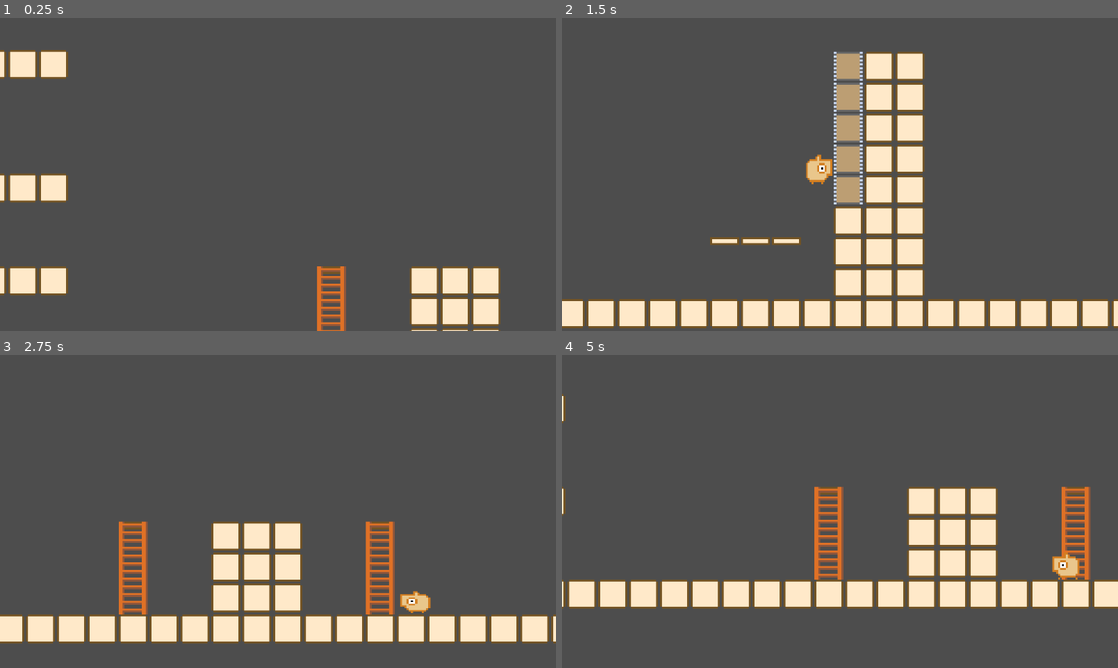
Above: before the commit, frames 1-4 (two rows, left to right).
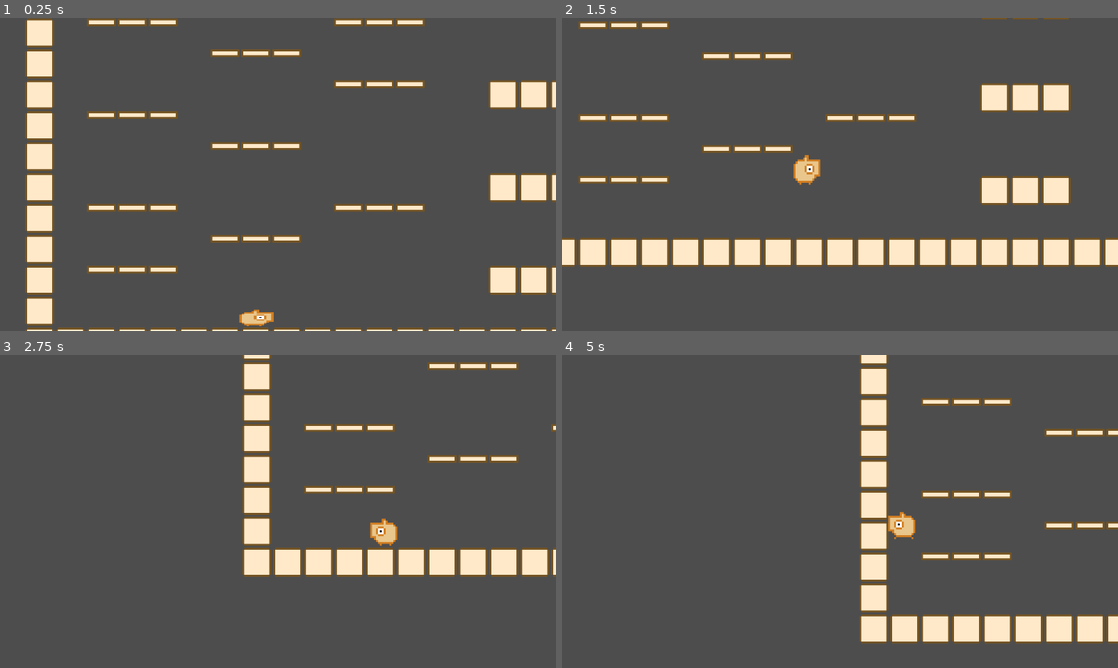
Above: after the commit, the same moments.

Repository: syun77/gd_inovania
Game: Godot game, scene res://Main.tscn
The game is run twice, just before and just after one commit, with the same random seed, the same clock (stepped at 60 frames per second) and the same inputs.
Inputs (mouse positions are in pixels of both pictures, inside the frame that each line leads up to):
- Up to frame 1 (0.25 s): no input
- Up to frame 2 (1.5 s): move the mouse to (962, 158) at 0.52 s; hold Space (action) 0.53-1.28 s; hold Right (ui_right) from 0.53 s (still down); tap Up (ui_up) at 0.77 s; move the mouse to (728, 190) at 1.27 s; tap Space (action) at 1.35 s
- Up to frame 3 (2.75 s): tap Up (ui_up) at 1.52 s; move the mouse to (333, 442) at 2.02 s; release Right (ui_right) at 2.03 s; hold Left (ui_left) from 2.03 s (still down); hold Space (action) from 2.03 s (still down); tap Shift (special) at 2.1 s
- Up to frame 4 (5 s): move the mouse to (812, 574) at 2.77 s; release Left (ui_left) at 2.78 s; release Space (action) at 2.78 s; hold Right (ui_right) 2.78-4.28 s; tap Space (action) at 2.85, 4.55 s; tap Up (ui_up) at 3.02, 3.77, 4.52 s; move the mouse to (1006, 558) at 3.52 s; hold Space (action) 3.53-4.28 s; tap R (reset) at 4.15 s; move the mouse to (673, 464) at 4.27 s; hold Left (ui_left) from 4.28 s (still down); tap Shift (special) at 4.35 s

The runs differ from the first frame. In frame 1, 17% of the frame differs, in the area x 0-100%, y 0-100%; in frame 2, 31%; in frame 3, 22%; in frame 4, 24%.

Commit message:
プレイヤーの初期位置を戻した

Diff:
--- a/gd_inovania/Main.tscn
+++ b/gd_inovania/Main.tscn
@@ -14,13 +14,13 @@
 tile_set = ExtResource("1_siuqx")
 format = 2
 layer_0/name = "BackGround"
-layer_0/tile_data = PackedInt32Array(0, 65536, 0, 1, 65536,  …(9923 unchanged characters)…  0, 589928, 655360, 0, 589939, 393216, 5)
+layer_0/tile_data = PackedInt32Array(0, 65536, 0, 1, 65536,  …(9923 unchanged characters)…  0, 589928, 655360, 0, 589939, 393216, 5, 327730, 262144, 0)
 
 [node name="MainLayer" type="CanvasLayer" parent="."]
 follow_viewport_enabled = true
 
 [node name="Player" parent="MainLayer" instance=ExtResource("2_cqxvx")]
-position = Vector2(3048, 704)
+position = Vector2(480, 824)
 
 [node name="ParticleLayer" type="CanvasLayer" parent="."]
 follow_viewport_enabled = true
